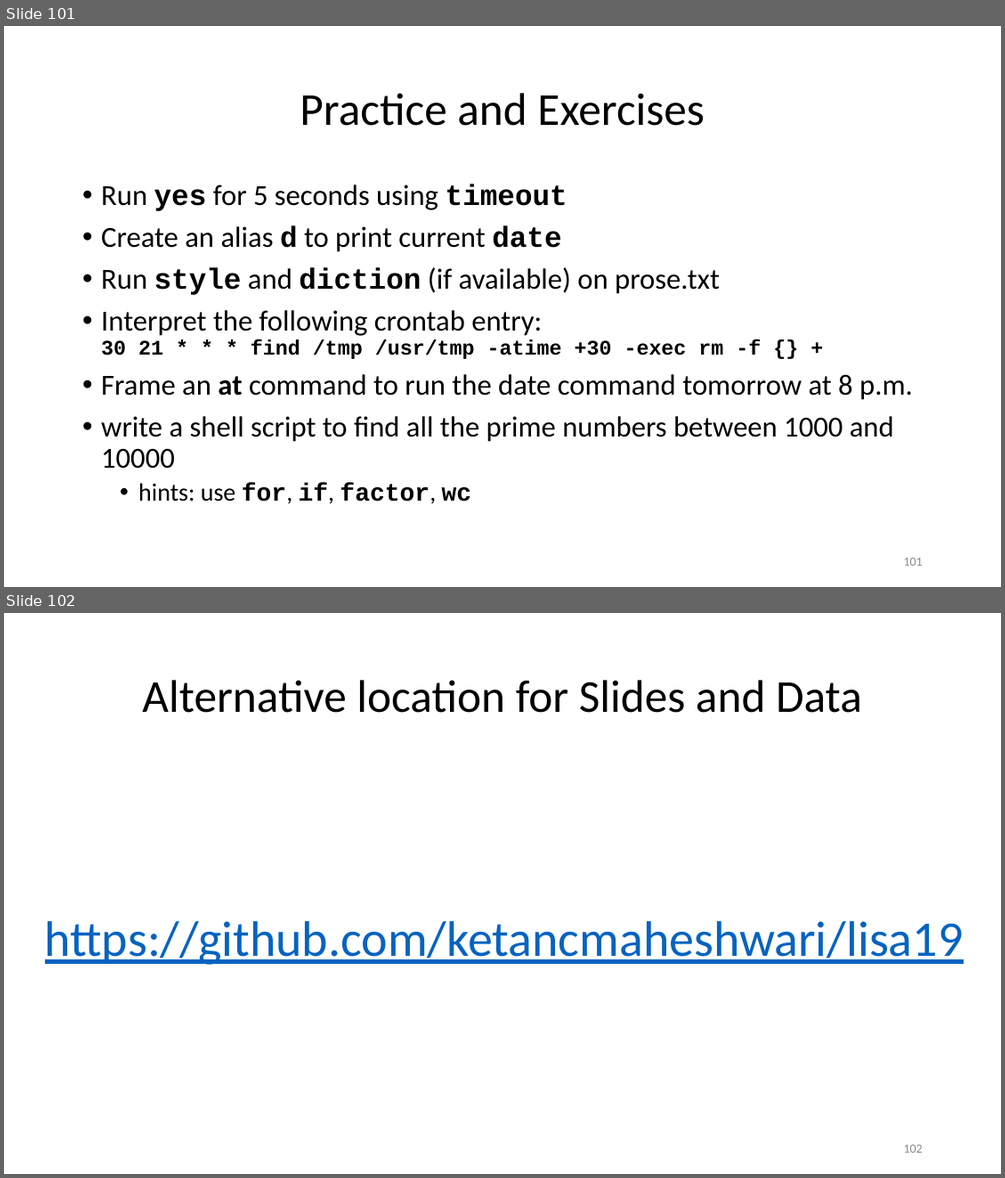
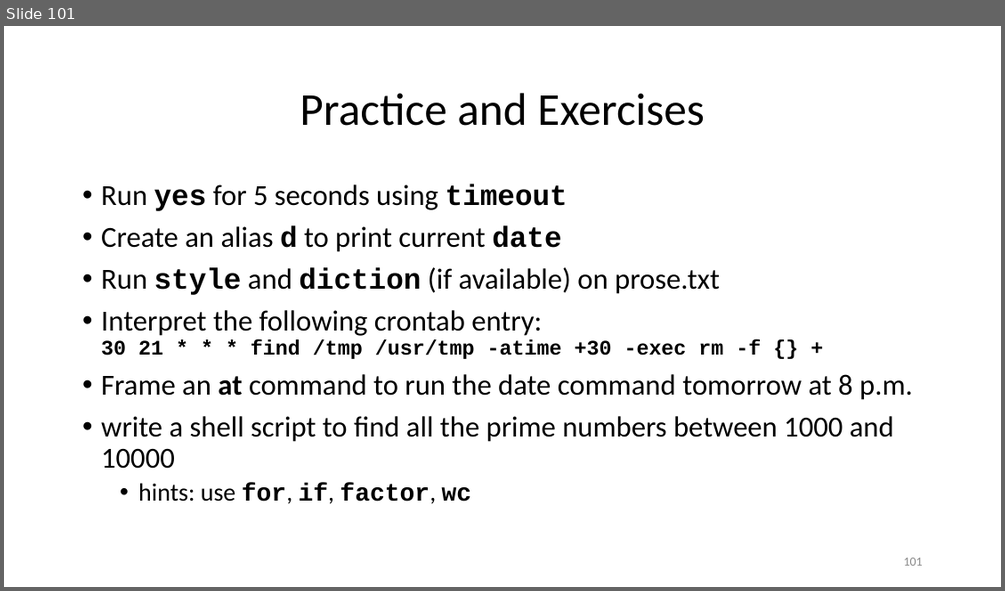
Before and after one commit to ketancmaheshwari/lisa19, a slide deck: lpt_LISA.pptx. Shown one above the other, each under a label of ours: slides 101 and 102 before the commit, slide 101 after it. The pictures are 1005x1178 and 1005x591 pixels, drawn with LibreOffice and Linux fonts; fonts in the diff are those of the drawing. Boxes give left, top, right and bottom in pixels: in the first picture for what was removed or moved away, otherwise in the second. Text is boxed around its words. In the diff, an @@ line names an element or a change of style, - is before the commit and + after.

```diff
--- a/lpt_LISA.pptx
+++ b/lpt_LISA.pptx
@@ slide 102 removed at box(4, 613, 1001, 1174), background #FFFFFF @@
@@ title removed at box(142, 680, 862, 713) @@
-Alternative location for Slides and Data
@@ text removed at box(45, 921, 963, 965) @@
-https://github.com/ketancmaheshwari/lisa19
@@ page number removed at box(904, 1144, 922, 1152) @@
-102
```
Also in this commit, not shown: 7 slides changed, 1 other file.
